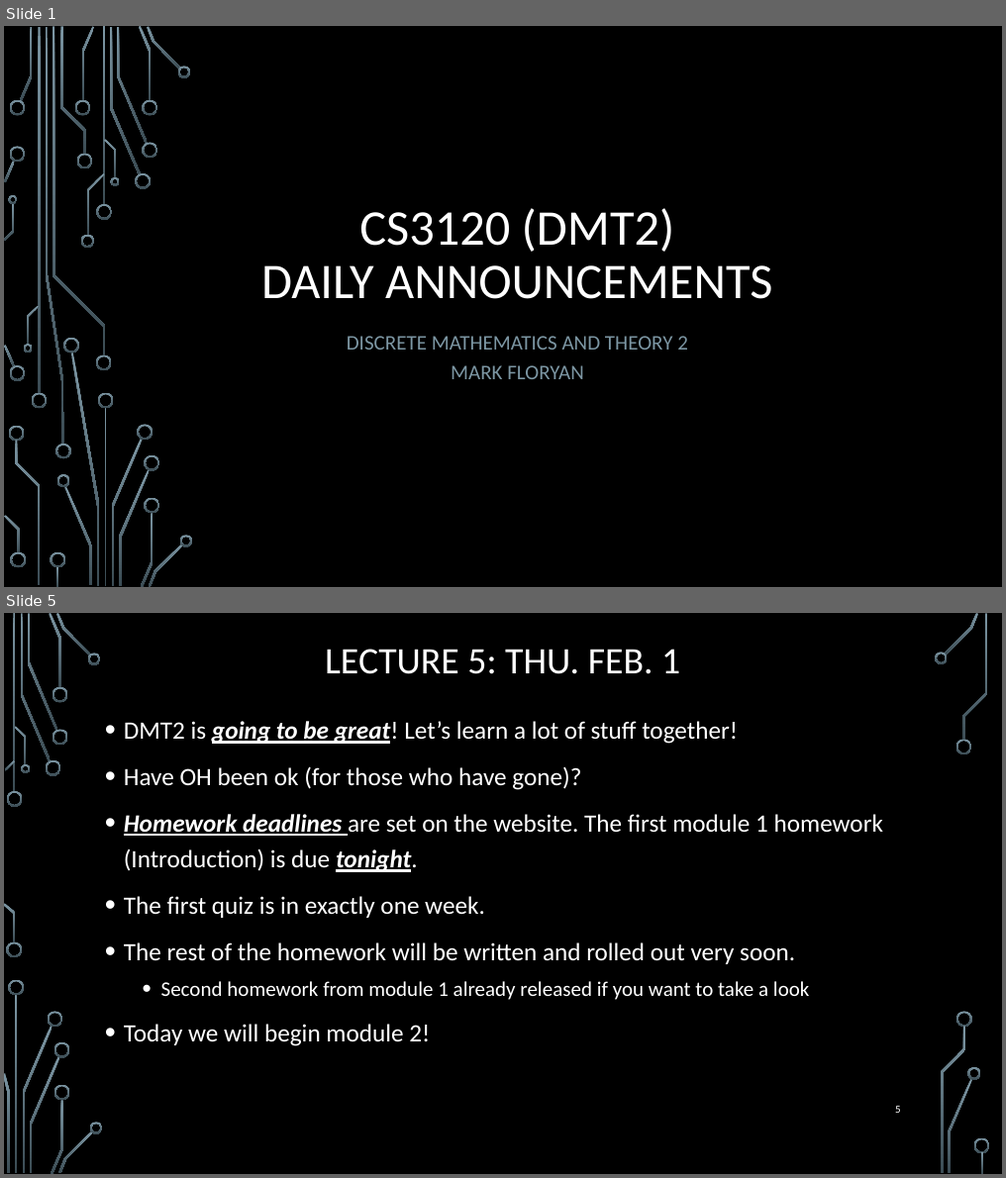
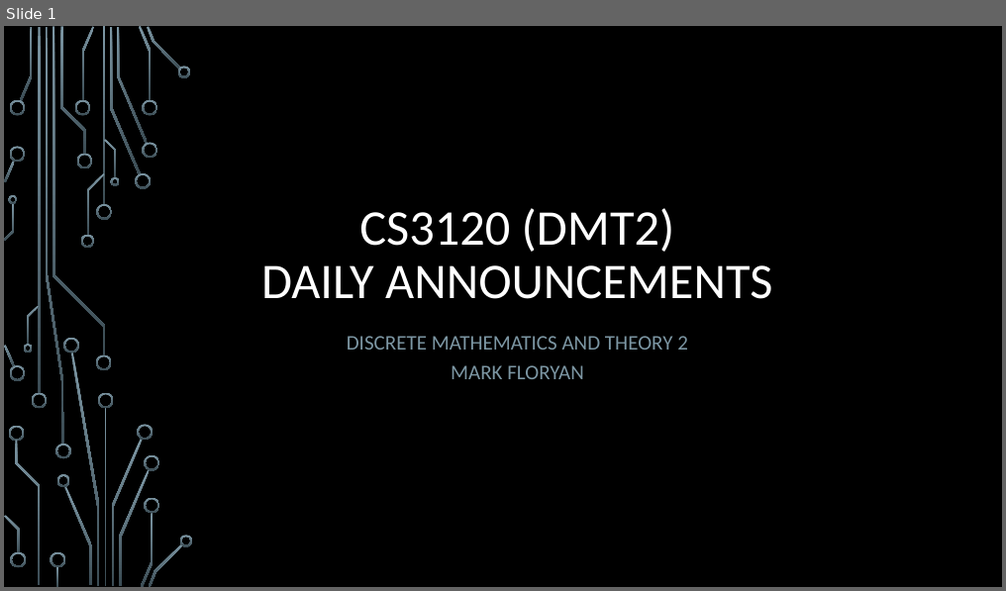
Before and after one commit to markfloryan/dmt2, a slide deck: slides/00-DailyAnnouncements.pptx. Shown one above the other, each under a label of ours: slides 1 and 5 before the commit, slide 1 after it; the slides between them are not shown. The pictures are 1006x1178 and 1006x591 pixels, drawn with LibreOffice and Linux fonts; fonts in the diff are those of the drawing; background and template pictures are left out. Boxes give left, top, right and bottom in pixels: in the first picture for what was removed or moved away, otherwise in the second. Text is boxed around its words. In the diff, an @@ line names an element or a change of style, - is before the commit and + after.

```diff
--- a/slides/00-DailyAnnouncements.pptx
+++ b/slides/00-DailyAnnouncements.pptx
@@ slide 5 removed at [4,613,1002,1174], background picture (left out) @@
@@ title removed at [325,649,680,674] @@
-LECTURE 5: THU. FEB. 1
@@ text removed at [124,721,883,1047] @@
-• DMT2 is going to be great! Let’s learn a lot of stuff together!
-• Have OH been ok (for those who have gone)?
-• Homework deadlines are set on the website. The first module 1 homework (Introduction) is due tonight.
-• The first quiz is in exactly one week.
-• The rest of the homework will be written and rolled out very soon.
-  • Second homework from module 1 already released if you want to take a look
-• Today we will begin module 2!
@@ page number removed at [895,1106,901,1113] @@
-5
@@ group removed at [4,613,990,1174]: 33 freeform shapes, 3 rectangles @@
```
Also in this commit, not shown: 1 slide changed, 20 other slides removed, 3 other files.
